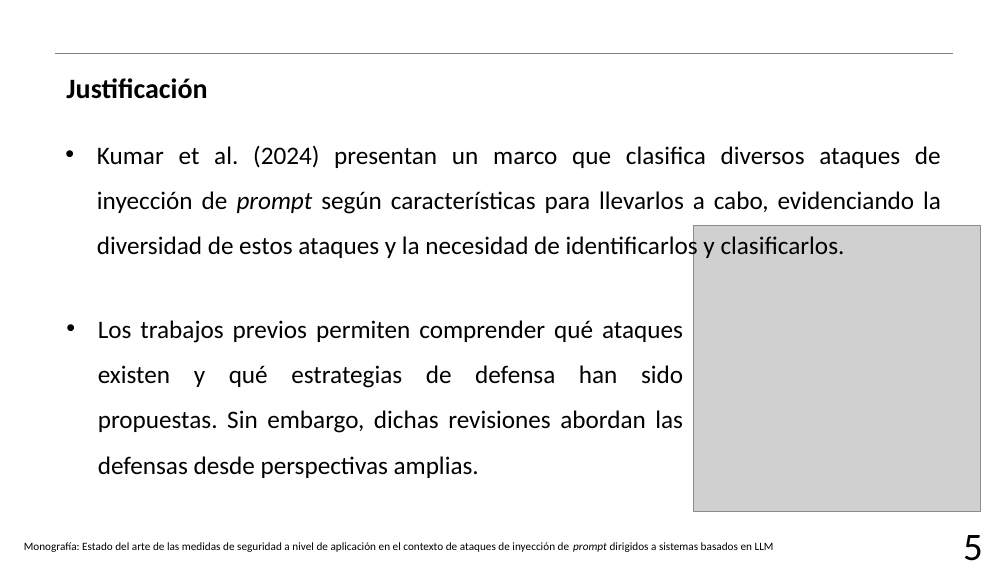
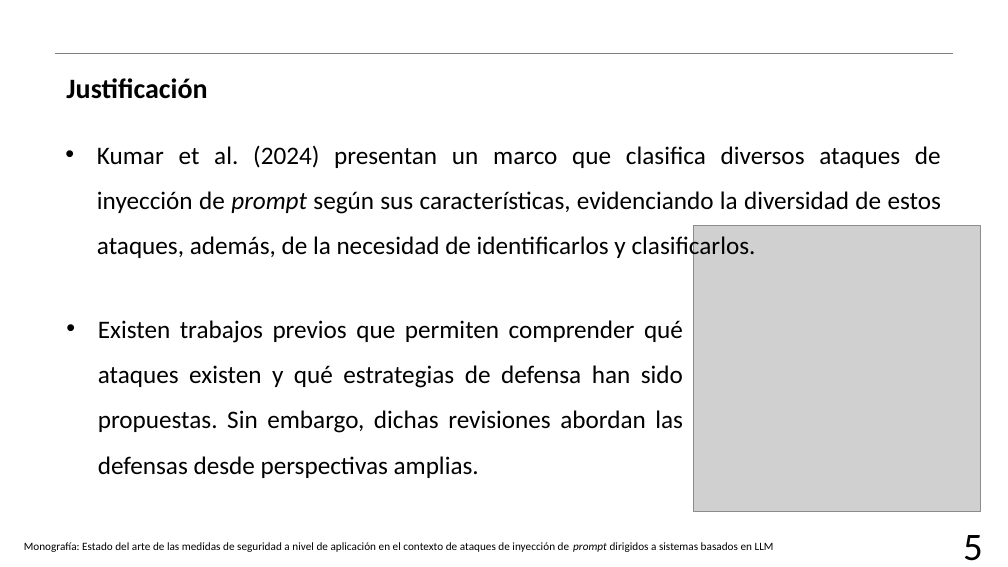
Before and after one commit to AJRx26/semestreVII, a slide deck: slide 7 of proyectoguiado/protocoloRSL/18(RSL1)_NunezSanchezAbraham.pptx (slide 6 before the commit). Drawn at 1008x567 pixels with LibreOffice and Linux fonts; fonts in the diff are those of the drawing; grey boxes stand for pictures; background and template pictures are left out. Boxes give left, top, right and bottom in pixels: in the first picture for what was removed or moved away, otherwise in the second. Text is boxed around its words. In the diff, an @@ line names an element or a change of style, - is before the commit and + after.

```diff
--- a/proyectoguiado/protocoloRSL/18(RSL1)_NunezSanchezAbraham.pptx
+++ b/proyectoguiado/protocoloRSL/18(RSL1)_NunezSanchezAbraham.pptx
@@ text at <box>97,145,941,261</box>: text changed @@
-• Kumar et al. (2024) presentan un marco que clasifica diversos ataques de inyección de prompt según características para llevarlos a cabo, evidenciando la diversidad de estos ataques y la necesidad de identificarlos y clasificarlos.
+• Kumar et al. (2024) presentan un marco que clasifica diversos ataques de inyección de prompt según sus características, evidenciando la diversidad de estos ataques, además, de la necesidad de identificarlos y clasificarlos.
@@ text at <box>98,320,683,478</box>: text changed @@
-• Los trabajos previos permiten comprender qué ataques existen y qué estrategias de defensa han sido propuestas. Sin embargo, dichas revisiones abordan las defensas desde perspectivas amplias.
+• Existen trabajos previos que permiten comprender qué ataques existen y qué estrategias de defensa han sido propuestas. Sin embargo, dichas revisiones abordan las defensas desde perspectivas amplias.
```
Also in this commit, not shown: 14 other slides changed, 2 slides added, 7 other files.
